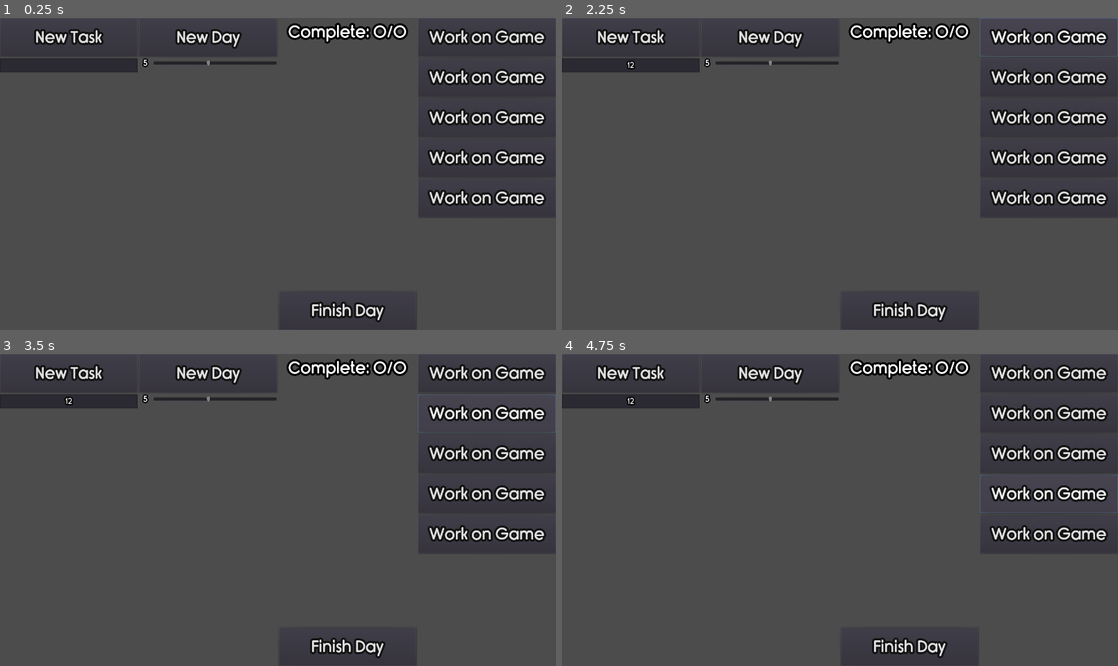
Above: before the commit, frames 1-4 (two rows, left to right).
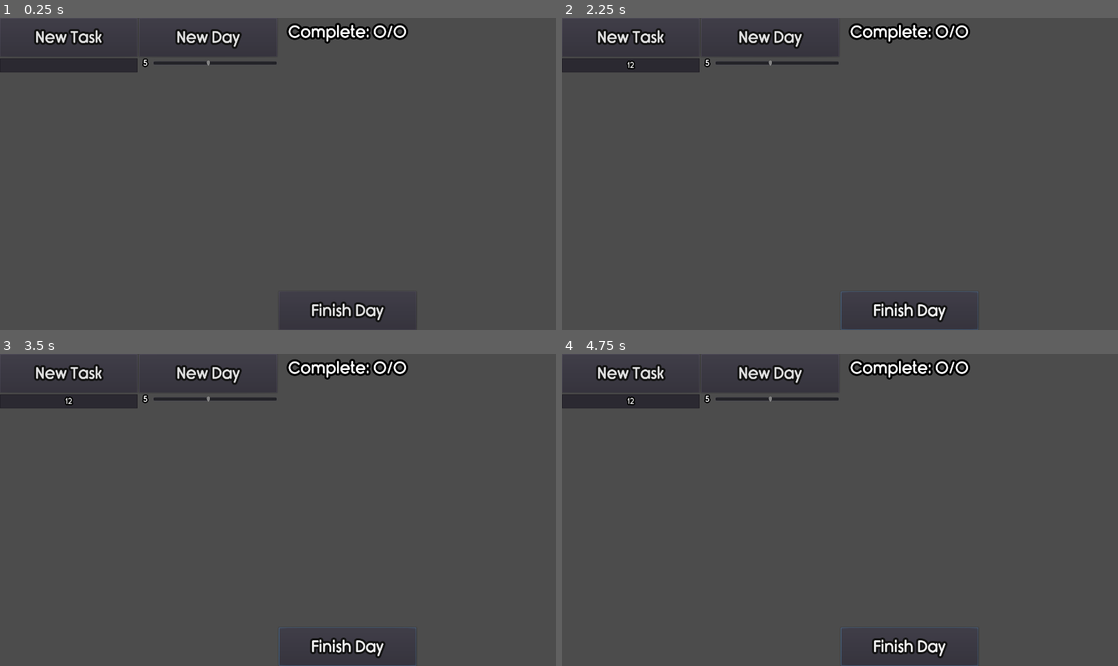
Above: after the commit, the same moments.

Repository: Tzeryushi/Daily-Driving
Game: Godot game, scene res://MainBlock.tscn
Two runs of this game, one before a commit and one after it. Both use one fixed random seed, a clock stepped at 60 frames per second and the inputs below.
Inputs (mouse positions are in pixels of both pictures, inside the frame that each line leads up to):
- Up to frame 1 (0.25 s): no input
- Up to frame 2 (2.25 s): click (628, 64) at 0.52 s; type "12" at 0.6 s; click "Finish Day" at 1.25 s; click (1051, 36) at 2 s, where only the run before the commit has a clickable "Work on Game"
- Up to frame 3 (3.5 s): click (489, 413) at 2.75 s, where only the run before the commit has a clickable "Work on Game"
- Up to frame 4 (4.75 s): click (1051, 453) at 3.5 s, where only the run before the commit has a clickable "Work on Game"; click (1051, 494) at 4.25 s, where only the run before the commit has a clickable "Work on Game"

The runs differ from the first frame. In frame 1, 4.3% of the frame differs, in the area x 76-99%, y 3-61%; in frame 2, 4.5%, in the area x 50-100%, y 0-100%; in frame 3, 4.5%; in frame 4, 4.5%.
Error after the commit: Division By Zero in operator '/'. (res://PoppedTaskContainer.gd:21)

Commit message:
Rudimentary calendar

Diff:
--- /dev/null
+++ b/Calendar.gd
@@ -0,0 +1,26 @@
+extends ScrollContainer
+
+onready var pool = $CompleteContainer
+
+export var done_day : PackedScene
+
+export var waste_color := Color(1,1,1,1)
+export var complete_color := Color(1,1,1,1)
+export var half_color:= Color(1,1,1,1)
+
+func add_day(percent:float=0.0) -> void:
+	var new_day = done_day.instance()
+	pool.add_child(new_day)
+	new_day.percent_fill = percent
+	new_day.color = waste_color.linear_interpolate(complete_color, percent)
+#	if percent <= 0.0:
+#		new_day.color = waste_color
+#	elif percent > 0.0 and percent < 1.0:
+#		new_day.color = half_color
+#	else:
+#		new_day.color = complete_color
+
+
+
+func _on_PoppedTaskContainer_end_day(percentage):
+	add_day(percentage)
--- /dev/null
+++ b/CalendarSegment.gd
@@ -0,0 +1,3 @@
+extends ColorRect
+
+var percent_fill : float = 0.0
--- /dev/null
+++ b/CalendarSegment.tscn
@@ -0,0 +1,17 @@
+[gd_scene load_steps=2 format=2]
+
+[ext_resource path="res://CalendarSegment.gd" type="Script" id=1]
+
+[node name="ColorRect" type="ColorRect"]
+anchor_right = 1.0
+anchor_bottom = 1.0
+margin_bottom = -722.0
+size_flags_horizontal = 3
+size_flags_vertical = 3
+script = ExtResource( 1 )
+
+[node name="CalendarSegment" type="Control" parent="."]
+margin_right = 1366.0
+margin_bottom = 46.0
+size_flags_horizontal = 3
+size_flags_vertical = 3
--- a/MainBlock.tscn
+++ b/MainBlock.tscn
@@ -8,6 +8,8 @@
 [ext_resource path="res://DailyElement.tscn" type="PackedScene" id=6]
 [ext_resource path="res://ElementDetails.tres" type="Theme" id=7]
 [ext_resource path="res://PoppedTaskContainer.gd" type="Script" id=8]
+[ext_resource path="res://CalendarSegment.tscn" type="PackedScene" id=9]
+[ext_resource path="res://Calendar.gd" type="Script" id=10]
 
 [node name="Control" type="Control"]
 anchor_right = 1.0
@@ -139,7 +141,7 @@
 size_flags_horizontal = 3
 size_flags_vertical = 3
 
-[node name="Button" type="Button" parent="HBoxContainer/PoppedTaskContainer"]
+[node name="EndDay" type="Button" parent="HBoxContainer/PoppedTaskContainer"]
 margin_top = 673.0
 margin_right = 338.0
 margin_bottom = 768.0
@@ -152,51 +154,18 @@
 margin_bottom = 768.0
 size_flags_horizontal = 3
 size_flags_vertical = 3
+script = ExtResource( 10 )
+done_day = ExtResource( 9 )
+waste_color = Color( 1, 0.278431, 0.278431, 1 )
+complete_color = Color( 0.4, 1, 0.0980392, 1 )
+half_color = Color( 1, 0.968627, 0.14902, 1 )
 
-[node name="VBoxContainer" type="VBoxContainer" parent="HBoxContainer/Calendar"]
+[node name="CompleteContainer" type="GridContainer" parent="HBoxContainer/Calendar"]
 margin_right = 339.0
 margin_bottom = 768.0
 size_flags_horizontal = 3
 size_flags_vertical = 3
-
-[node name="Button" type="Button" parent="HBoxContainer/Calendar/VBoxContainer"]
-margin_right = 339.0
-margin_bottom = 95.0
-mouse_filter = 1
-theme = ExtResource( 1 )
-text = "Work on Game"
-
-[node name="Button2" type="Button" parent="HBoxContainer/Calendar/VBoxContainer"]
-margin_top = 99.0
-margin_right = 339.0
-margin_bottom = 194.0
-mouse_filter = 1
-theme = ExtResource( 1 )
-text = "Work on Game"
-
-[node name="Button3" type="Button" parent="HBoxContainer/Calendar/VBoxContainer"]
-margin_top = 198.0
-margin_right = 339.0
-margin_bottom = 293.0
-mouse_filter = 1
-theme = ExtResource( 1 )
-text = "Work on Game"
-
-[node name="Button4" type="Button" parent="HBoxContainer/Calendar/VBoxContainer"]
-margin_top = 297.0
-margin_right = 339.0
-margin_bottom = 392.0
-mouse_filter = 1
-theme = ExtResource( 1 )
-text = "Work on Game"
-
-[node name="Button5" type="Button" parent="HBoxContainer/Calendar/VBoxContainer"]
-margin_top = 396.0
-margin_right = 339.0
-margin_bottom = 491.0
-mouse_filter = 1
-theme = ExtResource( 1 )
-text = "Work on Game"
+columns = 7
 
 [connection signal="forced" from="HBoxContainer/ElementContainer" to="HBoxContainer/DailyTaskContainer" method="_on_ElementContainer_forced"]
 [connection signal="pressed" from="HBoxContainer/ElementContainer/NewElement" to="HBoxContainer/ElementContainer" method="_on_NewElement_pressed"]
@@ -205,3 +174,5 @@
 [connection signal="switch" from="HBoxContainer/DailyTaskContainer" to="HBoxContainer/PoppedTaskContainer" method="_on_DailyTaskContainer_switch"]
 [connection signal="pressed" from="HBoxContainer/DailyTaskContainer/NewDay" to="HBoxContainer/DailyTaskContainer" method="_on_NewDay_pressed"]
 [connection signal="value_changed" from="HBoxContainer/DailyTaskContainer/HBoxContainer/TaskNumber" to="HBoxContainer/DailyTaskContainer" method="_on_TaskNumber_value_changed"]
+[connection signal="end_day" from="HBoxContainer/PoppedTaskContainer" to="HBoxContainer/Calendar" method="_on_PoppedTaskContainer_end_day"]
+[connection signal="pressed" from="HBoxContainer/PoppedTaskContainer/EndDay" to="HBoxContainer/PoppedTaskContainer" method="_on_EndDay_pressed"]
--- a/PoppedTaskContainer.gd
+++ b/PoppedTaskContainer.gd
@@ -4,6 +4,8 @@
 onready var pool = $PoppedTasks/VBoxContainer
 
 var max_count : int = 0
+
+signal end_day(percentage)
 
 func update_count() -> void:
 	count_label.text = "Complete: " + String(pool.get_child_count()) + "/" + String(max_count)
@@ -14,3 +16,6 @@
 func _on_DailyTaskContainer_day_set(number):
 	max_count = number
 	update_count()
+
+func _on_EndDay_pressed():
+	emit_signal("end_day", float(pool.get_child_count())/float(max_count))
Not shown: 1 places in MainBlock.tscn that only renumber resources
